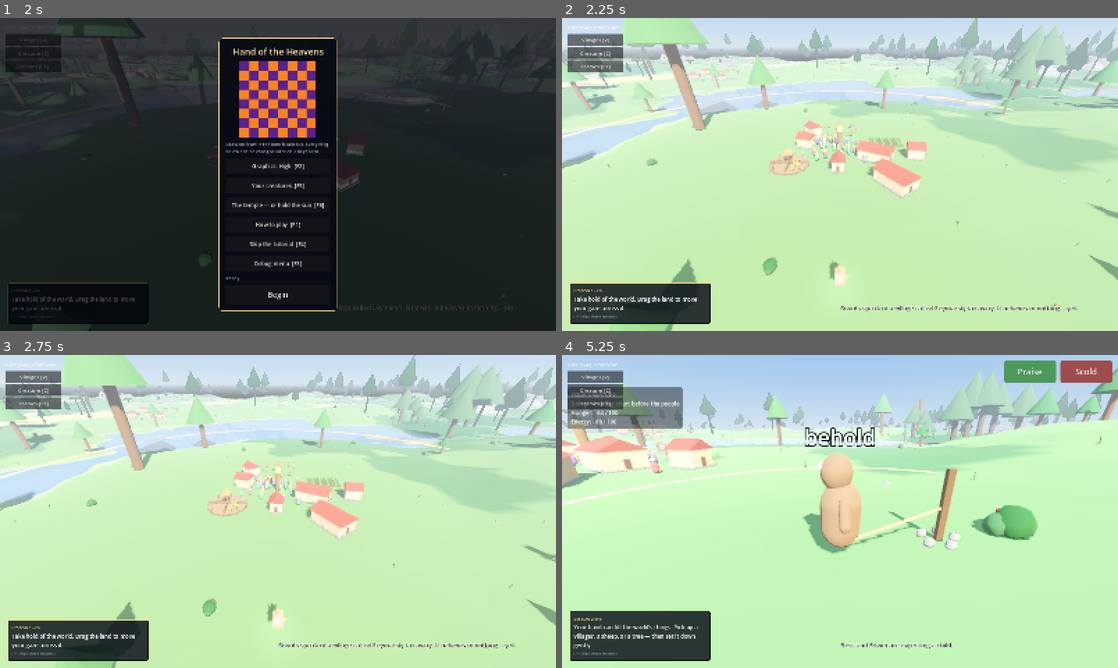
Above: before the commit, frames 1-4 (two rows, left to right).
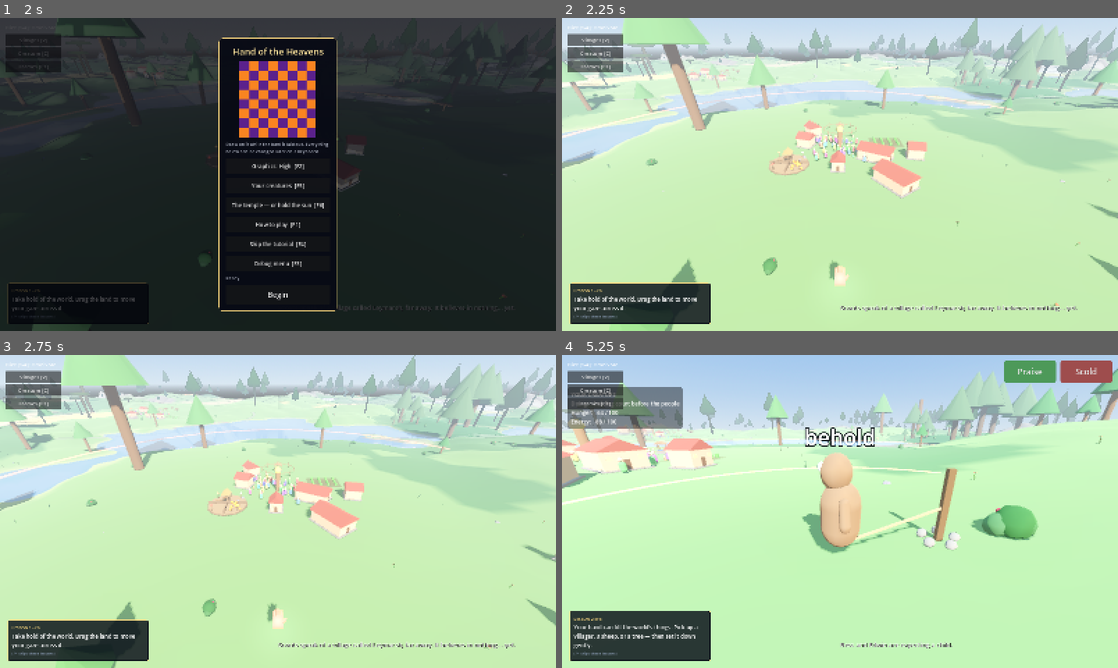
Above: after the commit, the same moments.

Repository: tjloman/tjloman
Game: Godot game, scene res://scenes/main.tscn
Same seed, same stepped clock (60 frames per second), same inputs: the game is played once before the commit and once after it.
Inputs (mouse positions are in pixels of both pictures, inside the frame that each line leads up to):
- Up to frame 1 (2 s): click (239, 183) at 0.52 s; type "Alex" at 0.6 s; click "Begin" at 1.25 s
- Up to frame 2 (2.25 s): click "Begin" at 2 s
- Up to frame 3 (2.75 s): no input
- Up to frame 4 (5.25 s): tap Enter at 2.75 s; move the mouse to (962, 495) at 2.77 s; hold Right 2.78-3.5 s; hold S (cam_back) 2.78-3.5 s; click (962, 495) at 2.92 s; drag from (728, 527) to (812, 574) at 3.52 s; click "Creature [C]" at 4.25 s; move the mouse to (895, 442) at 5.02 s; hold Right from 5.03 s (still down); hold A (cam_left) from 5.03 s (still down)

Frame 1 is identical in both runs. In frame 2, less than 0.1% of the frame differs, in the area x 24-55%, y 17-44%; in frame 3, less than 0.1%; in frame 4, 0.2%, in the area x 1-53%, y 25-54%.

Commit message:
A life he can be held to: 256 deeds, and a canvas under them
Character was a running impression -- one number an axis, moved five per cent
by each deed, which is a memory of about twenty. Twenty deeds is five minutes.
An afternoon hauling grain was gone by teatime, and a creature that ate
somebody at noon was not forgiven by supper, it was INNOCENT, because the only
trace a deed left was a number the next deed moved.

    "Ethos's memory needs drastically expanded... 20 deeds is 5 minutes of
     gameplay. Let's catalogue the deeds episodically, and we can assign each
     memory a value within FF."

So deeds are catalogued. CreatureDeeds keeps 256 of them in a ring -- an hour
of conduct -- each with its verb, its meaning quantised to hundredths, and one
byte of FORCE, 00..FF, for how much of himself went into it. The ring tapers:
the newest deed counts for all of itself and the oldest for a quarter, so
nothing drops off a cliff.

AND WHAT FALLS OUT PAINTS. The 257th deed pushes the 1st out, and on the way
out it lays its meaning permanently onto the canvas, is weighed for a mark, and
becomes something he can be HEARD to believe: about five forgotten man-eatings
put "is sure that eating people is the right thing to do" on the nest wall in
his own words. A scolded deed goes into the record meaning the reverse of the
act, so what he was told off for becomes a thing he believes is wrong of him
instead -- the one bit of arithmetic that tells his own doing from yours.

The canvas dilutes and never scrubs: a thousand kindnesses after one killing he
is still short of clean, and always will be, because the deepest four marks
each way are kept whole and go on tinting the reading forever.

THE READING IS NOT AN AVERAGE, and the simulation is why. Read as a plain
weighted mean, a hundred chores with one killing among them came out 0.04 of
alignment from the same chores with four killings -- worse than the twenty-deed
impression it replaced, which would have made the whole file a downgrade. A
deed's say now goes as its meaning to the power of GRAVITY, with VOICE for the
room every deed takes up regardless, and the same two lives read 0.40 apart
while a creature that only ever tends fields still fails to read as a saint.

tools/deeds.py models the ring against the old impression and holds six claims.
Each was verified by breaking it: eviction removed, the conviction silenced, a
second writer to the canvas, GRAVITY flattened, AXIS_LIMIT drifted -- and two
that the simulation could not catch at all, because a model agrees with itself
however the game is written. Those read the statements: the scar-direction bug
(a cruel deed and a cruel worth are both negative, so they cancelled and his
worst moment made him read BETTER) passed every simulation in the file before
the code check was added.

Co-Authored-By: Claude Opus 5 <noreply@anthropic.com>
Claude-Session: https://claude.ai/code/session_01NqBKfyc5c6bViy6kUi2S7P

Diff:
--- a/scripts/creature/creature_beliefs.gd
+++ b/scripts/creature/creature_beliefs.gd
@@ -54,6 +54,10 @@
 	"kin_glad": "when the people are glad",
 }
 const TAG_PHRASE := {
+	# The two a forgotten deed leaves behind. Everything else in this table is
+	# something that HAPPENED to him; these two are what he came to think.
+	"right": "is the right thing to do",
+	"wrong": "is wrong of it",
 	"mobbed": "brings a mob down on it",
 	"hurt": "ends in pain",
 	"praised": "pleases its god",
@@ -66,6 +70,21 @@
 	"forgiven": "brings it home again",
 }
 
+
+## WHAT A DEED IS DONE TO, when a conviction names no particular victim. A
+## conviction comes out of hundreds of forgotten deeds rather than one
+## remembered one, so there is nobody left in it to name — and "eating things"
+## is not what he believes. This is more of the same phrase book above, not a
+## second copy of what deeds MEAN.
+const PLAIN_SUBJECT := {
+	"eat_kin": "people", "eat": "what it finds", "smash": "what stands",
+	"throw": "whatever it can lift", "gather": "what the village needs",
+	"tend": "the fields", "gift": "what it has", "rescue": "the drowning",
+	"guard": "the people", "heal": "the hurt", "cull": "the herds",
+	"shepherd": "the herds", "play": "the people", "watch": "the village",
+	"soothe": "the frightened", "commune": "its god", "shun": "its god",
+	"fish": "the water", "cast": "miracles",
+}
 
 ## The circumstances the creature can notice. Keeping this list short and
 ## meaningful is what keeps the learning fast and the beliefs legible.
@@ -92,6 +111,14 @@
 const WEIGHT_CLAMP := 2.5
 const BELIEF_LR := 0.25     # how fast an action->consequence rule firms up
 const CONFIDENT := 0.45     # a rule this strong is worth acting on / reporting
+## HOW A FORGOTTEN DEED BECOMES A CONVICTION. Each one that falls out of his
+## record lays down this share of what it was worth, and they add up: about five
+## forgotten man-eatings put "eating people is the right thing to do" on the
+## nest wall in words. The cap is below the 1.0 an experienced rule can reach,
+## so a thing he LEARNED still outranks a thing he merely became.
+const CONVICTION_STEP := 0.55
+const CONVICTION_CAP := 0.85
+
 ## HOW FAST A DREAD LOOSENS when the thing dreaded does not happen. Slower than
 ## it firms up (BELIEF_LR 0.25), because it should take more evidence to talk a
 ## creature out of a fear than it took to give it one — but not so slow that a
@@ -329,6 +356,20 @@
 		rules.erase(rule)
 
 
+## A DEED HAS FALLEN OUT OF LIVING MEMORY. He no longer remembers doing it; what
+## is left is what he now thinks about doing it, and that goes up on the wall in
+## his own words. Positive on purpose whichever way it cuts — `foreboding` reads
+## the negative rules as dread, and a conviction is not a dread. What he
+## believes is RIGHT is stored as strongly as what he believes is wrong.
+func conviction(verb: String, worth: float) -> void:
+	if verb == "" or absf(worth) < 0.001:
+		return
+	var rule := verb + "|" + String(PLAIN_SUBJECT.get(verb, "things")) \
+		+ (">right" if worth > 0.0 else ">wrong")
+	rules[rule] = minf(float(rules.get(rule, 0.0))
+		+ CONVICTION_STEP * absf(worth), CONVICTION_CAP)
+
+
 ## Teach one deed which circumstances made it go well or badly.
 func _learn(key: String, ctx: Dictionary, reward: float) -> void:
 	if not weights.has(key):
--- /dev/null
+++ b/scripts/creature/creature_deeds.gd
@@ -0,0 +1,334 @@
+class_name CreatureDeeds
+extends RefCounted
+## THE RECORD OF A LIFE — 256 deeds he still remembers, and the canvas
+## underneath them of everything he no longer does.
+##
+## Character used to be a running impression: one number an axis, nudged 5% by
+## each deed, which is a memory of about twenty deeds. Twenty deeds is FIVE
+## MINUTES. A creature could spend an afternoon hauling grain to a village and
+## be indistinguishable, by teatime, from one that had never done it — and a
+## creature that ate somebody at noon was innocent again by supper, because the
+## only trace a deed left was a number the next deed moved.
+##
+## So deeds are CATALOGUED instead. Two hundred and fifty-six of them, each with
+## its own weight in the range the rest of this game already speaks in:
+##
+##     00 .. FF     how much of himself went into it
+##
+## An hour of his conduct, deed by deed, kept as a record rather than boiled
+## down to an impression — and because every one of them is still there to be
+## read, "he has rescued four people and eaten one" and "he has rescued one
+## person and eaten four" are finally different creatures instead of two
+## averages that happen to land on the same number.
+##
+## THE RING TAPERS. The newest deed counts for all of itself, the oldest for a
+## quarter, and everything between slides down that slope as it ages. Nothing
+## drops off a cliff — which matters, because the 257th deed pushes the 1st out
+## and what happens at that moment is the whole point of the file.
+##
+## WHAT FALLS OUT OF MEMORY PAINTS THE CANVAS. A deed he no longer remembers is
+## not a deed that never happened: on its way out it lays down a little of its
+## meaning permanently, and the canvas of those deposits shows through
+## everything he does afterwards. He stops remembering the day he ate a man and
+## starts BELIEVING that eating men is right — which is also the moment it goes
+## up on the nest wall in words (see `_paint`), because a conviction a player
+## cannot read is a number pretending to be a character.
+##
+## AND THE CANVAS CAN BE DILUTED, BUT NEVER SCRUBBED. Good years thin a bad one
+## the way water thins ink, and they never take it out: the deepest few marks
+## of a life — his worst and his best — are kept whole and go on tinting the
+## reading forever. A creature nobody can ruin is not a character, and neither
+## is one that can be laundered. The faults are what make him real.
+
+## HOW MANY DEEDS HE CARRIES. One byte's worth, which is not a coincidence: the
+## stature counter reads in hex on the same wall, and a life of 00..FF deeds
+## each weighing 00..FF is the same idiom twice.
+const MOST := 256
+const FULL := 255.0
+## HOW MUCH MORE A MOMENTOUS DEED COUNTS THAN A ROUTINE ONE. A record read as a
+## plain average is a record that launders: a hundred chores with one killing
+## among them averages out to a mildly useful afternoon, and four killings among
+## them average out to very nearly the same afternoon. Measured, the two were
+## 0.04 of alignment apart — the old twenty-deed impression told them further
+## apart than that, which would have made this whole file a downgrade.
+##
+## So a deed's say in the reading goes as the SQUARE ROOT OF ITS CUBE — eating
+## somebody (1.2 on mercy) weighs eleven times what tending a field does (0.2),
+## rather than six. At 1.5 the same two lives read 0.62 of alignment apart, and
+## a man who rescued four and killed one is no longer arithmetically the same
+## man as one who rescued one and killed four.
+const GRAVITY := 1.5
+## And every deed still takes up room in the record whether or not it had
+## anything to say on this axis. Without this, a creature that had done nothing
+## all hour but tend fields would read as FULLY merciful — unanimity in trifles
+## is not sainthood, and this is the term that says so.
+const VOICE := 0.10
+## What the oldest deed in the ring still counts for, and the shape of the slide
+## down to it. Nothing leaves the record by falling off the end of it.
+const TAIL := 0.25
+const TAPER := 1.5
+## How much of a deed survives being forgotten, as a share of what it weighed.
+## Small on purpose: a life is thousands of deeds and the canvas is all of them,
+## so each one may only ever be a brushstroke.
+const PAINT := 0.09
+const CANVAS_LIMIT := 1.2
+## HOW MUCH OF THE READING IS RECENT CONDUCT, the rest being the canvas. Two
+## thirds, so what he has been doing this hour is most of who he is — and a
+## third of him is who he has been.
+const RING_SHARE := 0.65
+## THE MARKS HE NEVER LOSES: the deepest few of his life each way. They are kept
+## whole, they are readable, and they tint the reading forever at this share —
+## enough that a man-eater never quite reads clean however good he becomes.
+const MARKS := 4
+const REMEMBERED := 0.12
+## Below this a deed is too slight to be worth remembering as a mark at all.
+const WORTH_MARKING := 0.35
+
+## No verb: a moral shape assembled on the spot rather than one of his own
+## deeds — watching his god, mostly. It still weighs; it simply has no name.
+const NAMELESS := 255
+
+## The ring, one lane a fact. Meaning is stored in hundredths as a signed byte,
+## which is exactly the precision CreatureEthos.MEANING is written to.
+var verb := PackedByteArray()
+var force := PackedByteArray()
+var mean := PackedByteArray()
+var head := 0
+var many := 0
+## What has fallen out of memory, per axis, and the deepest marks of his life.
+var canvas := {}
+var scars: Array = []
+var graces: Array = []
+## WHERE A FORGOTTEN DEED GOES TO BE SAID OUT LOUD. Set by the mind, the same
+## way it hands the welfare over — a record that only moved numbers would be a
+## character the player has no way of hearing about.
+var beliefs: CreatureBeliefs = null
+var _names: Array = []
+
+
+func _init() -> void:
+	verb.resize(MOST)
+	force.resize(MOST)
+	mean.resize(MOST * CreatureEthos.AXES.size())
+	for a: String in CreatureEthos.AXES:
+		canvas[a] = 0.0
+
+
+## A DEED IS DONE. `profile` is what it meant, `weight` how much of a whole deed
+## this was (see CreatureMind's pacing), and `named` the verb if it had one.
+func add(profile: Dictionary, weight: float, named := "") -> void:
+	var w := clampf(weight, 0.0, 1.0)
+	if w <= 0.0:
+		return
+	if many >= MOST:
+		_forget(head)      # the 257th deed pushes the 1st out, and it paints
+	verb[head] = _index_of(named)
+	force[head] = int(round(w * FULL))
+	var axes := CreatureEthos.AXES
+	for i in axes.size():
+		mean[head * axes.size() + i] = _to_byte(float(profile.get(axes[i], 0.0)))
+	head = (head + 1) % MOST
+	many = mini(many + 1, MOST)
+
+
+## WHERE HE STANDS ON ONE AXIS: the recent record, the canvas showing through
+## it, and the marks he never loses tinting both.
+func standing(which: String) -> float:
+	var at := CreatureEthos.AXES.find(which)
+	if at < 0:
+		return 0.0
+	return clampf(_ring(at) * RING_SHARE + float(canvas.get(which, 0.0)) * (1.0 - RING_SHARE)
+		+ _marked(at) * REMEMBERED, -CANVAS_LIMIT, CANVAS_LIMIT)
+
+
+## Every axis at once, which is what the reading actually wants.
+func reading() -> Dictionary:
+	var out := {}
+	for a: String in CreatureEthos.AXES:
+		out[a] = standing(a)
+	return out
+
+
+## How much of his record is filled in — 0 at birth, 1 after an hour of conduct.
+func fullness() -> float:
+	return float(many) / float(MOST)
+
+
+## THE DEEDS HE WILL NEVER BE RID OF, worst first, in the form the nest wall and
+## his dreams want them: the verb, what it weighed, and which way it cut.
+func marks() -> Array:
+	var out := scars.duplicate()
+	out.append_array(graces)
+	out.sort_custom(func(a, b): return absf(a["weight"]) > absf(b["weight"]))
+	return out
+
+
+## The weighted read of the ring alone, for anything that wants to know what he
+## has been doing LATELY as against what he is.
+func lately(which: String) -> float:
+	var at := CreatureEthos.AXES.find(which)
+	return _ring(at) if at >= 0 else 0.0
+
+
+func _ring(at: int) -> float:
+	if many == 0:
+		return 0.0
+	var axes := CreatureEthos.AXES.size()
+	var total := 0.0
+	var spread := 0.0
+	for age in many:
+		var slot := posmod(head - 1 - age, MOST)
+		var w := float(force[slot]) / FULL * _taper(age)
+		if w <= 0.0:
+			continue
+		var m := _from_byte(mean[slot * axes + at])
+		var say := pow(absf(m), GRAVITY)
+		total += signf(m) * say * w
+		spread += (say + VOICE) * w
+	return total / spread if spread > 0.0 else 0.0
+
+
+## How much an age-old deed still counts for: all of itself when it is the last
+## thing he did, a quarter of itself when it is the oldest thing he remembers.
+func _taper(age: int) -> float:
+	return 1.0 - pow(float(age) / float(MOST), TAPER) * (1.0 - TAIL)
+
+
+## FORGOTTEN, AND THEREFORE PERMANENT. The slot about to be overwritten lays
+## what is left of its meaning onto the canvas, is weighed for a mark, and — if
+## it had a name — becomes something he can be heard to believe.
+func _forget(slot: int) -> void:
+	var axes := CreatureEthos.AXES.size()
+	var w := float(force[slot]) / FULL * TAIL
+	if w <= 0.0:
+		return
+	var named := _name_of(int(verb[slot]))
+	var meant: Dictionary = CreatureEthos.MEANING.get(named, {})
+	var worst := 0.0
+	# WAS IT HIS? A scolding goes into the record meaning the REVERSE of the act
+	# (see CreatureEthos.push), and the difference decides what he takes away
+	# from having forgotten it: a deed he stood by becomes a thing he believes
+	# is right, and one he was told off for becomes a thing he believes is
+	# wrong of him. Nothing else in the file can tell those two apart.
+	var his := 0.0
+	for i in axes:
+		var amount := _from_byte(mean[slot * axes + i]) * w
+		var a: String = CreatureEthos.AXES[i]
+		canvas[a] = clampf(float(canvas.get(a, 0.0)) + amount * PAINT,
+			-CANVAS_LIMIT, CANVAS_LIMIT)
+		worst += amount * float(CreatureEthos.GOOD.get(a, 0.0))
+		his += amount * float(meant.get(a, 0.0))
+	_mark(int(verb[slot]), worst, his >= 0.0)
+	if beliefs != null and verb[slot] != NAMELESS:
+		beliefs.conviction(named, absf(worst) * (1.0 if his >= 0.0 else -1.0))
+
+
+## A deed deep enough to outlive its own memory. Kept whole, both ways: the
+## darkest few things he ever did and the brightest few, because a life is not
+## characterised by either alone.
+func _mark(which: int, worth: float, his: bool) -> void:
+	if absf(worth) < WORTH_MARKING * PAINT or which == NAMELESS:
+		return
+	var into := scars if worth < 0.0 else graces
+	into.append({"verb": _name_of(which), "weight": worth, "his": his})
+	into.sort_custom(func(a, b): return absf(a["weight"]) > absf(b["weight"]))
+	while into.size() > MARKS:
+		into.pop_back()
+
+
+## What the marks do to one axis forever: the deepest thing he ever did that way
+## still shows, however much has been painted over it since.
+func _marked(at: int) -> float:
+	var a: String = CreatureEthos.AXES[at]
+	var out := 0.0
+	for mark: Dictionary in marks():
+		var profile: Dictionary = CreatureEthos.MEANING.get(mark["verb"], {})
+		# The deed's own meaning, the way HE did it. Reading the sign off the
+		# mark's worth instead had a man-eater's worst scar making him read
+		# MORE merciful, because a cruel deed and a cruel worth are both
+		# already negative and the two cancelled.
+		if profile.has(a):
+			out += float(profile[a]) * (1.0 if bool(mark.get("his", true)) else -1.0)
+	return clampf(out / float(MARKS * 2), -1.0, 1.0)
+
+
+func _index_of(named: String) -> int:
+	if named == "":
+		return NAMELESS
+	var at := _catalogue().find(named)
+	return at if at >= 0 and at < NAMELESS else NAMELESS
+
+
+func _name_of(which: int) -> String:
+	var all := _catalogue()
+	return String(all[which]) if which < all.size() else ""
+
+
+## The verb order the bytes are written against, kept once and taken straight
+## from the meanings — a second list of verbs would only drift from the first.
+func _catalogue() -> Array:
+	if _names.is_empty():
+		_names = CreatureEthos.MEANING.keys()
+	return _names
+
+
+func _to_byte(value: float) -> int:
+	return int(round(clampf(value, -1.27, 1.27) * 100.0)) & 0xFF
+
+
+func _from_byte(raw: int) -> float:
+	return float(raw - 256 if raw > 127 else raw) / 100.0
+
+
+## Persistence. The ring goes out as hex, one byte a pair of characters, which
+## is both the most compact thing JSON will hold and the same way his stature is
+## written on his own wall. The verb names ride along in the order the bytes
+## were written against, so a later build that adds a deed cannot make an old
+## save mean something else.
+func to_dict() -> Dictionary:
+	return {
+		"verb": verb.hex_encode(), "force": force.hex_encode(),
+		"mean": mean.hex_encode(), "head": head, "many": many,
+		"canvas": canvas.duplicate(), "scars": scars.duplicate(true),
+		"graces": graces.duplicate(true), "key": _catalogue().duplicate(),
+	}
+
+
+func from_dict(data: Dictionary) -> void:
+	var was: Array = data.get("key", [])
+	verb = _unhex(String(data.get("verb", "")), MOST)
+	force = _unhex(String(data.get("force", "")), MOST)
+	mean = _unhex(String(data.get("mean", "")), MOST * CreatureEthos.AXES.size())
+	head = clampi(int(data.get("head", 0)), 0, MOST - 1)
+	many = clampi(int(data.get("many", 0)), 0, MOST)
+	for a: String in CreatureEthos.AXES:
+		canvas[a] = clampf(float(data.get("canvas", {}).get(a, 0.0)),
+			-CANVAS_LIMIT, CANVAS_LIMIT)
+	scars = data.get("scars", []).duplicate(true)
+	graces = data.get("graces", []).duplicate(true)
+	if not was.is_empty() and was != _catalogue():
+		_restamp(was)
+
+
+## The saved deeds were written against THAT order of verbs; put them back
+## against this one. Anything the build has since dropped becomes nameless
+## rather than becoming somebody else's deed.
+func _restamp(was: Array) -> void:
+	for slot in MOST:
+		var old := int(verb[slot])
+		verb[slot] = _index_of(String(was[old]) if old < was.size() else "")
+
+
+func _unhex(text: String, size: int) -> PackedByteArray:
+	var out := text.hex_decode()
+	out.resize(size)
+	return out
+
+
+## SEEDED FROM AN OLD SAVE, which has six numbers and no record behind them.
+## They go on the canvas: it is exactly what the canvas is for, and it means a
+## creature loaded from a save before this file existed keeps the character his
+## player raised instead of waking up blank.
+func inherit(axes: Dictionary) -> void:
+	for a: String in CreatureEthos.AXES:
+		canvas[a] = clampf(float(axes.get(a, 0.0)), -CANVAS_LIMIT, CANVAS_LIMIT)
--- a/scripts/creature/creature_ethos.gd
+++ b/scripts/creature/creature_ethos.gd
@@ -40,7 +40,8 @@
 ## WHAT EACH DEED MEANS, on every axis it touches. This is the whole of the
 ## game's moral scaffolding: it never chooses an action, it only says what
 ## having chosen one implies about you. Axes a verb does not mention are not
-## neutral about it — they simply have nothing to say, and drift (see DRIFT).
+## neutral about it — they simply have nothing to say, and an axis nothing has
+## spoken to lately simply carries no weight in the read (see CreatureDeeds).
 const MEANING := {
 	# The kind deeds. Note that none of them is kind in the same WAY.
 	"rescue": {"mercy": 1.3, "fellowship": 0.5, "daring": 0.6},
@@ -95,13 +96,15 @@
 const GOOD := {"mercy": 0.55, "bounty": 0.2, "order": 0.25}
 const GOOD_GAIN := 1.4     # so a wholly cruel life still reaches the extreme
 
-## How much one deed moves an axis it names — roughly a twenty-deed memory, so
-## character is the honest ratio of how the creature spends its days.
+## How much of a whole deed one act counts for. It used to be how far a deed
+## MOVED an axis — a twenty-deed impression, which is five minutes of play — and
+## it is now how heavily that deed is written into the record of two hundred and
+## fifty-six (see CreatureDeeds). An hour of conduct, kept deed by deed.
 const DEED_FORCE := 0.05
-## An axis the deed says NOTHING about still drifts toward neutral, slowly. A
-## creature that rescued somebody once and has spent the year since breaking
-## fences is not merciful, and this is why.
-const DRIFT := 0.35
+## The same number as CreatureDeeds.CANVAS_LIMIT, and written out rather than
+## read from it on purpose: these two classes name each other, and Godot will
+## resolve that at runtime but not inside a constant. tools/deeds.py holds them
+## equal, which is the only honest way to keep a number written twice.
 const AXIS_LIMIT := 1.2    # room to overshoot, so extremes are reachable
 
 ## WHAT A LEANING IS CALLED. Every axis has two poles, and every pole has an
@@ -175,6 +178,11 @@
 ## WHERE IT STANDS. Axis name -> -1..+1, all starting dead centre: a newborn
 ## creature has no character at all, and has to go and get one.
 var axis := {}
+## THE RECORD ITSELF: 256 deeds he still remembers, and the canvas of everything
+## he no longer does. `axis` above is the READING of it, kept as a plain
+## dictionary because half the game asks this class where he stands and none of
+## it should have to know how the answer is arrived at.
+var deeds := CreatureDeeds.new()
 
 
 func _init() -> void:
@@ -203,22 +211,24 @@
 ## `force` is how much of a whole deed this counts for (see CreatureMind's
 ## pacing), and `direction` lets a scolding push the opposite way from the act.
 func learn(verb: String, force := DEED_FORCE, direction := 1.0) -> void:
-	push(MEANING.get(verb, {}), force, direction)
+	push(MEANING.get(verb, {}), force, direction, verb)
 
 
 ## As `learn`, but for a meaning assembled on the spot — watching its god, or
 ## anything else that has a moral shape without being one of its own verbs.
-func push(profile: Dictionary, force := DEED_FORCE, direction := 1.0) -> void:
+func push(profile: Dictionary, force := DEED_FORCE, direction := 1.0,
+		named := "") -> void:
 	var f := clampf(force, 0.0, 1.0)
 	if f <= 0.0:
 		return
-	for a: String in AXES:
-		var target := float(profile.get(a, 0.0)) * direction
-		# Axes the deed says nothing about still relax toward centre, at a
-		# fraction of the rate — unexercised character fades.
-		var rate := f if profile.has(a) else f * DRIFT
-		axis[a] = clampf(float(axis[a]) + (target - float(axis[a])) * rate,
-			-AXIS_LIMIT, AXIS_LIMIT)
+	# A scolding pushes the opposite way from the act, so the deed goes into the
+	# record meaning the reverse of what it meant — which is the honest thing to
+	# write down: what he was told it amounted to.
+	var meant := {}
+	for a: String in profile:
+		meant[a] = float(profile[a]) * direction
+	deeds.add(meant, f, named)
+	axis = deeds.reading()
 
 
 ## HOW CONGENIAL a deed is to the creature it has become — the dot product of
@@ -312,10 +322,24 @@
 
 ## Persistence -----------------------------------------------------------------
 
+## The six numbers still go out, because half a dozen readouts and one very old
+## save format expect them — but the RECORD is what is restored from, and the
+## numbers are only what it read at the time.
 func to_dict() -> Dictionary:
-	return axis.duplicate()
+	var out := axis.duplicate()
+	out["deeds"] = deeds.to_dict()
+	return out
 
 
 func from_dict(data: Dictionary) -> void:
-	for a: String in AXES:
-		axis[a] = clampf(float(data.get(a, 0.0)), -AXIS_LIMIT, AXIS_LIMIT)
+	if data.has("deeds"):
+		deeds.from_dict(data["deeds"])
+	else:
+		# A save from before the record existed has six numbers and nothing
+		# behind them. They go on the canvas, which is exactly what the canvas
+		# is: everything he has been that he no longer remembers doing.
+		var was := {}
+		for a: String in AXES:
+			was[a] = clampf(float(data.get(a, 0.0)), -AXIS_LIMIT, AXIS_LIMIT)
+		deeds.inherit(was)
+	axis = deeds.reading()
--- a/scripts/creature/creature_mind.gd
+++ b/scripts/creature/creature_mind.gd
@@ -226,6 +226,14 @@
 var _last_verb := ""
 
 
+## The record of his deeds must be able to reach his beliefs: a deed that falls
+## out of memory is not merely subtracted, it becomes something he thinks. Wired
+## here because this is the one class that holds both of them — the same reason
+## the creature hands over the welfare in its own `_ready`.
+func _init() -> void:
+	ethos.deeds.beliefs = beliefs
+
+
 func _key(verb: String, type: String) -> String:
 	return verb + "|" + type
 
